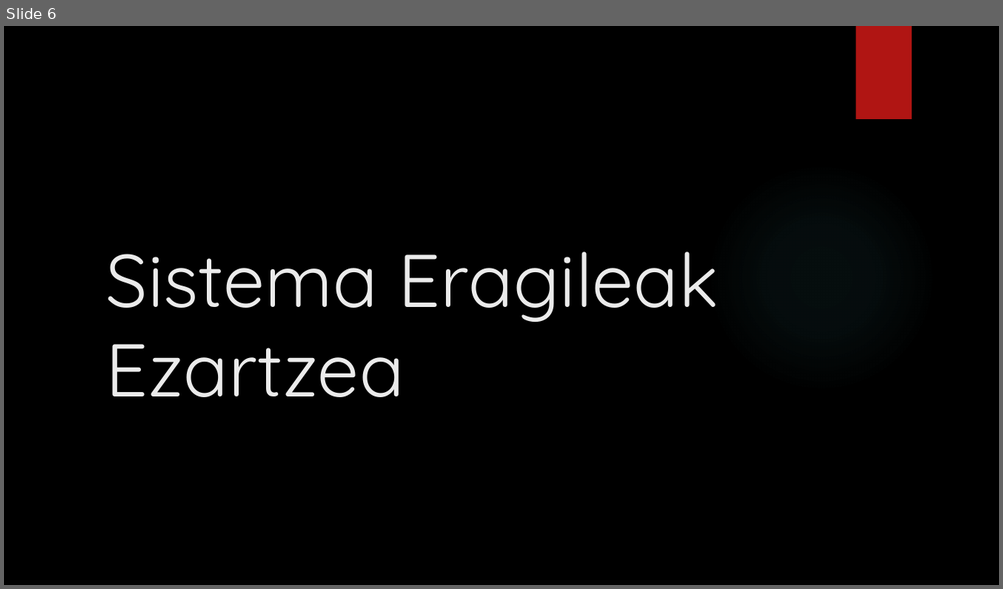
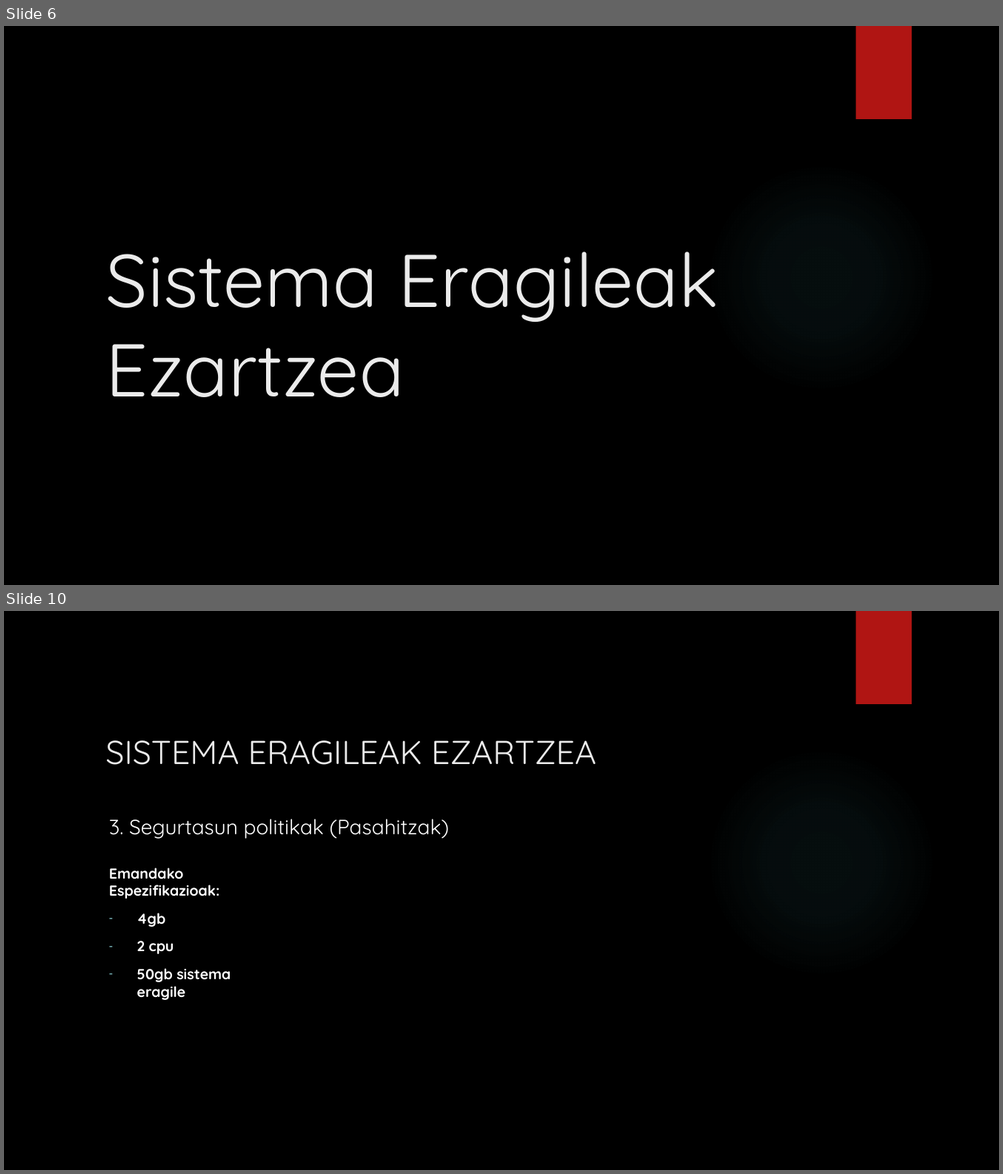
Before and after one commit to aldalurxabier-cmyk/1.-Erronka, a slide deck: Aurkezpena/1.Erronka Aurkezpena.pptx. Shown one above the other, each under a label of ours: slide 6 before the commit, slides 6 and 10 after it; the slides between them are not shown. The pictures are 1003x589 and 1003x1174 pixels, drawn with LibreOffice and Linux fonts; fonts in the diff are those of the drawing; background and template pictures are left out. Boxes give left, top, right and bottom in pixels: in the first picture for what was removed or moved away, otherwise in the second. Text is boxed around its words. In the diff, an @@ line names an element or a change of style, - is before the commit and + after.

Commit message:
Aurkezpena sistemak hasiera

```diff
--- a/Aurkezpena/1.Erronka Aurkezpena.pptx
+++ b/Aurkezpena/1.Erronka Aurkezpena.pptx
@@ slide 10 added at bbox=[4, 611, 999, 1170], background picture (left out); not listed: 2 template elements that a slide beside it also shows @@
@@ title added at bbox=[105, 741, 596, 765], 32 pt, text #EBEBEB @@
+SISTEMA ERAGILEAK EZARTZEA
@@ text added at bbox=[109, 819, 449, 839], 20 pt, text #FFFFFF @@
+3. Segurtasun politikak (Pasahitzak)
@@ text added at bbox=[109, 868, 230, 1000], 14 pt, text #FFFFFF, bold @@
+Emandako Espezifikazioak:
+– 4gb
+– 2 cpu
+– 50gb sistema eragile
```
Also in this commit, not shown: 9 other slides added, 1 slide removed, 1 other file.
